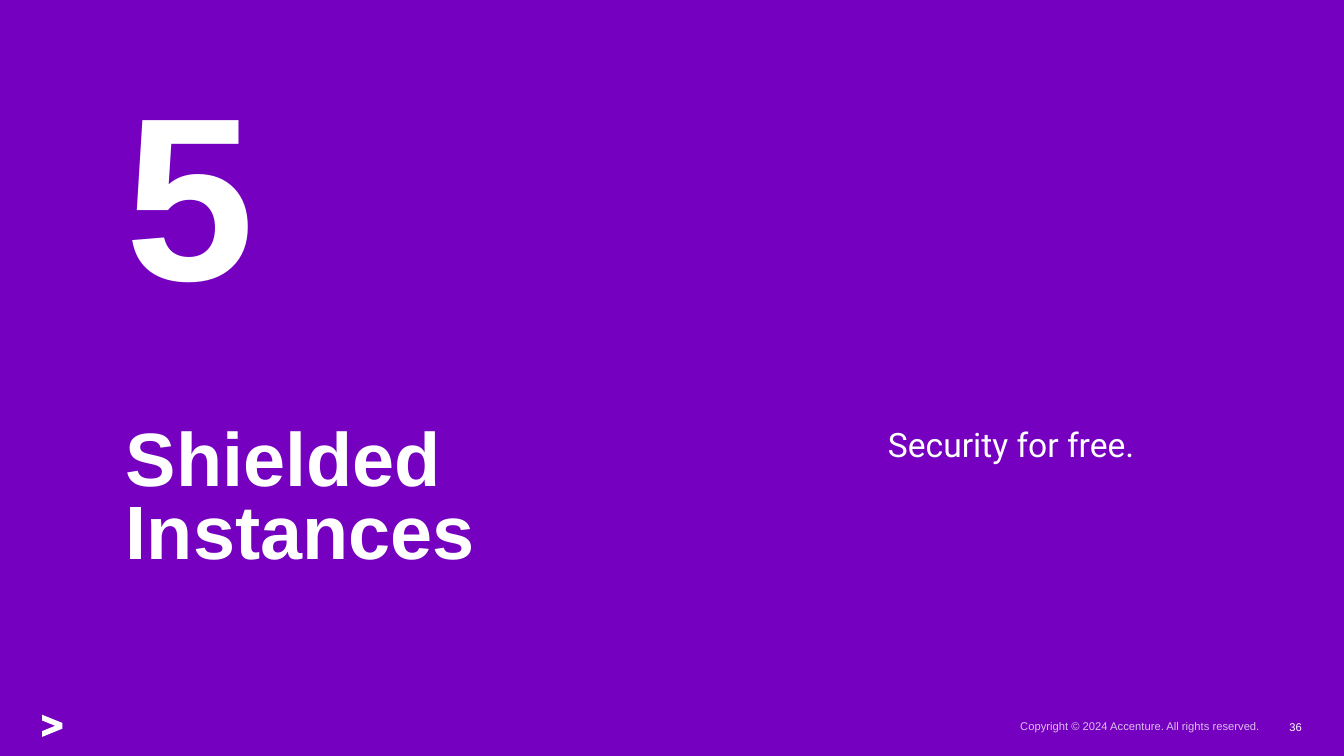
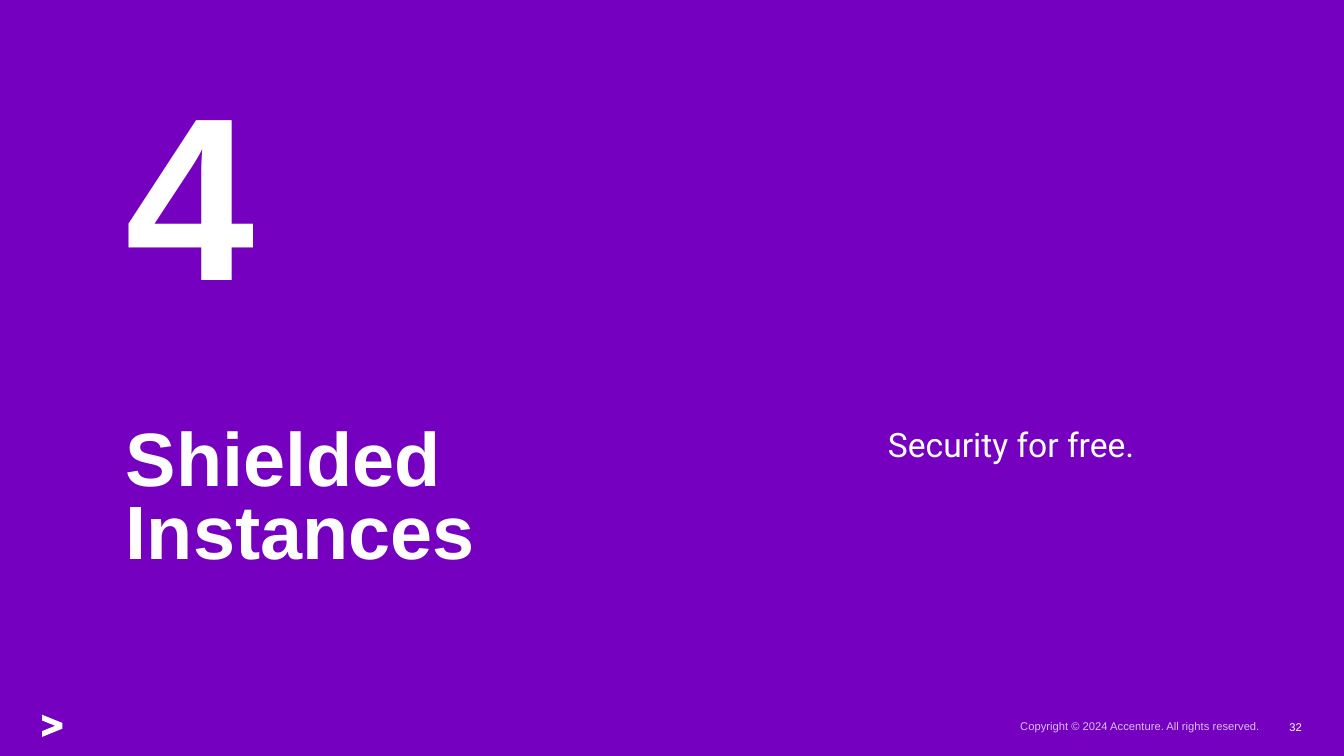
Before and after one commit to oehrlis/oci-sec-ws, a slide deck: slide 32 of ppt/01_Basics.pptx (slide 36 before the commit). Drawn at 1344x756 pixels with LibreOffice and Linux fonts; fonts in the diff are those of the drawing; background and template pictures are left out. Boxes give left, top, right and bottom in pixels: in the first picture for what was removed or moved away, otherwise in the second. Text is boxed around its words. In the diff, an @@ line names an element or a change of style, - is before the commit and + after.

```diff
--- a/ppt/01_Basics.pptx
+++ b/ppt/01_Basics.pptx
@@ text at [126,120,255,280]: text changed @@
-5
+4
@@ page number at [1289,723,1301,731]: text changed @@
-36
+32
```
Also in this commit, not shown: 6 other slides changed, 2 slides added, 2 other files.
